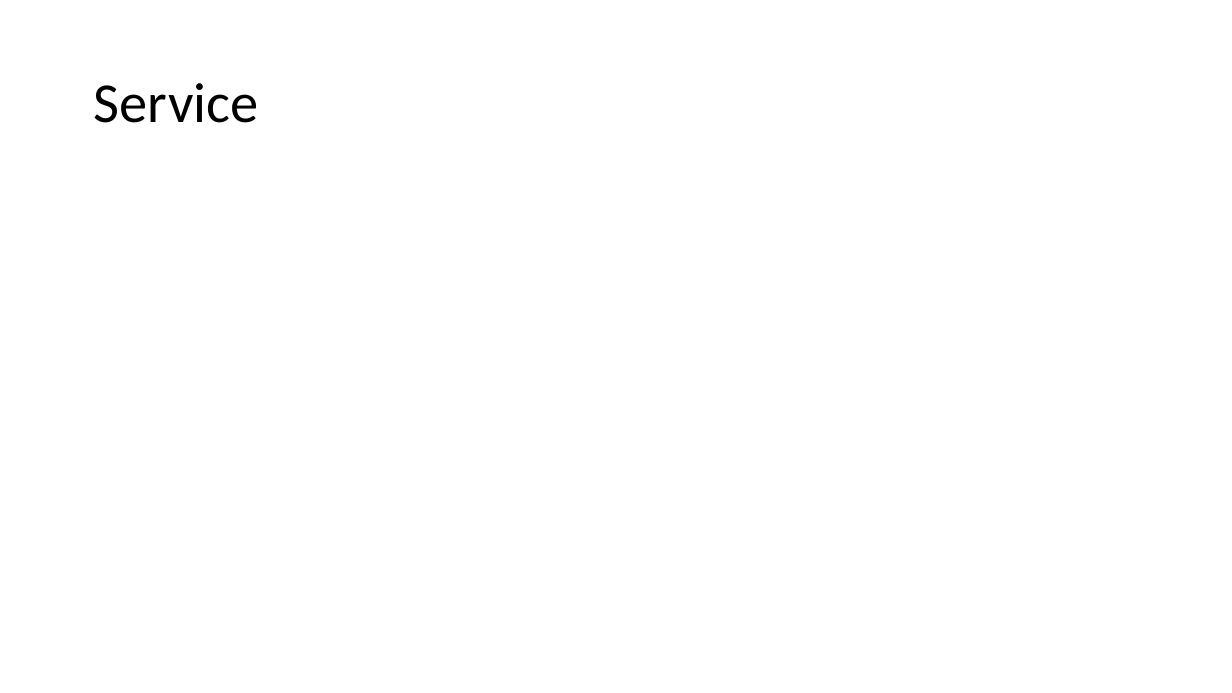
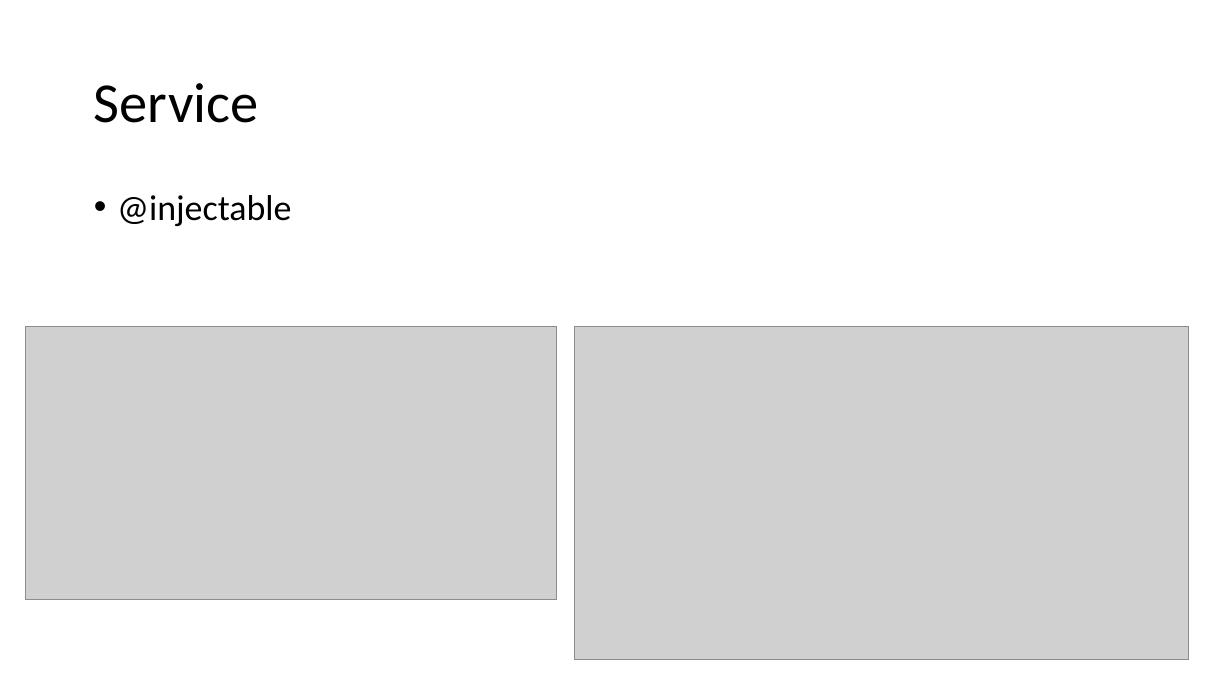
Before and after one commit to RichardHwang886/lession4, a slide deck: slide 32 of angular開發教學.pptx (slide 30 before the commit). Drawn at 1232x693 pixels with LibreOffice and Linux fonts; fonts in the diff are those of the drawing; grey boxes stand for pictures. Boxes give left, top, right and bottom in pixels: in the first picture for what was removed or moved away, otherwise in the second. Text is boxed around its words. In the diff, an @@ line names an element or a change of style, - is before the commit and + after.

```diff
--- a/angular開發教學.pptx
+++ b/angular開發教學.pptx
@@ text added at (x1=117, y1=195, x2=291, y2=226), 28 pt, text #000000 @@
+• @injectable
@@ picture added at (x1=26, y1=327, x2=557, y2=600) @@
@@ picture added at (x1=575, y1=327, x2=1189, y2=661) @@
```
Also in this commit, not shown: 6 other slides changed, 2 slides added, 42 other files.
